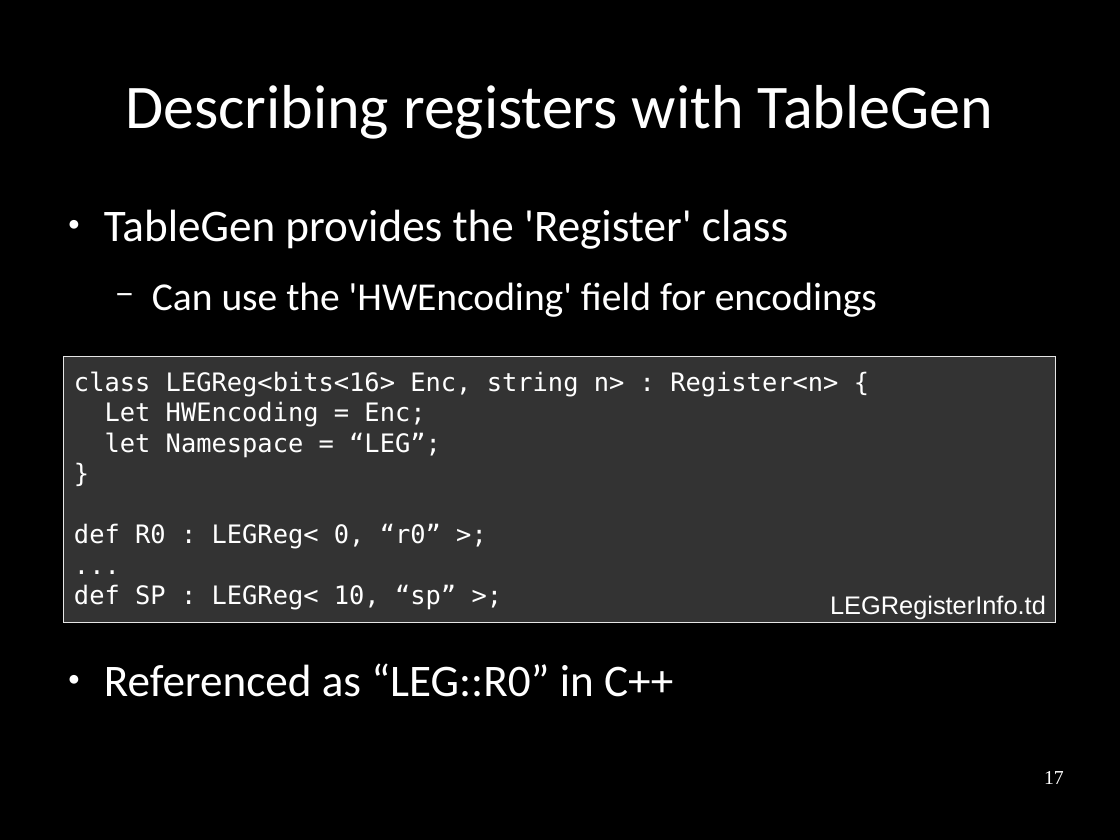
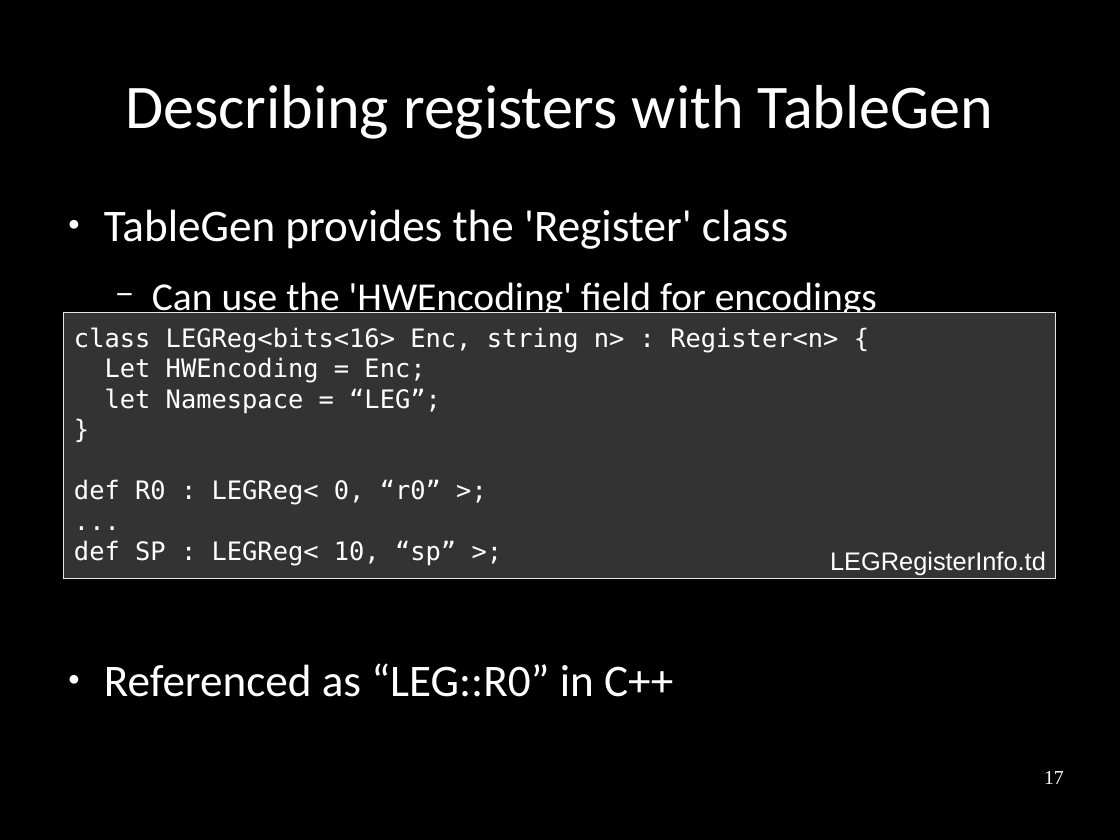
Before and after one commit to frasercrmck/llvm-leg, a slide deck: slide 17 of docs/Codeplay/Slides.odp. Drawn at 1120x840 pixels with LibreOffice and Linux fonts; fonts in the diff are those of the drawing. Boxes give left, top, right and bottom in pixels: in the first picture for what was removed or moved away, otherwise in the second. Text is boxed around its words. In the diff, an @@ line names an element or a change of style, - is before the commit and + after.

Commit message:
Fixing code text box / file name layout.

```diff
--- a/docs/Codeplay/Slides.odp
+++ b/docs/Codeplay/Slides.odp
@@ rectangle "class LEGReg<bits<16> Enc, string n> ...": place and size @@
-rectangle "class LEGReg<bits<16> Enc, string n> ..." at (64, 356, 1056, 623)
+rectangle "class LEGReg<bits<16> Enc, string n> ..." at (64, 312, 1056, 579)
@@ text "LEGRegisterInfo.td": place and size @@
-text "LEGRegisterInfo.td" at (830, 595, 1046, 619)
+text "LEGRegisterInfo.td" at (830, 551, 1046, 575)
```
Also in this commit, not shown: 16 other slides changed.
